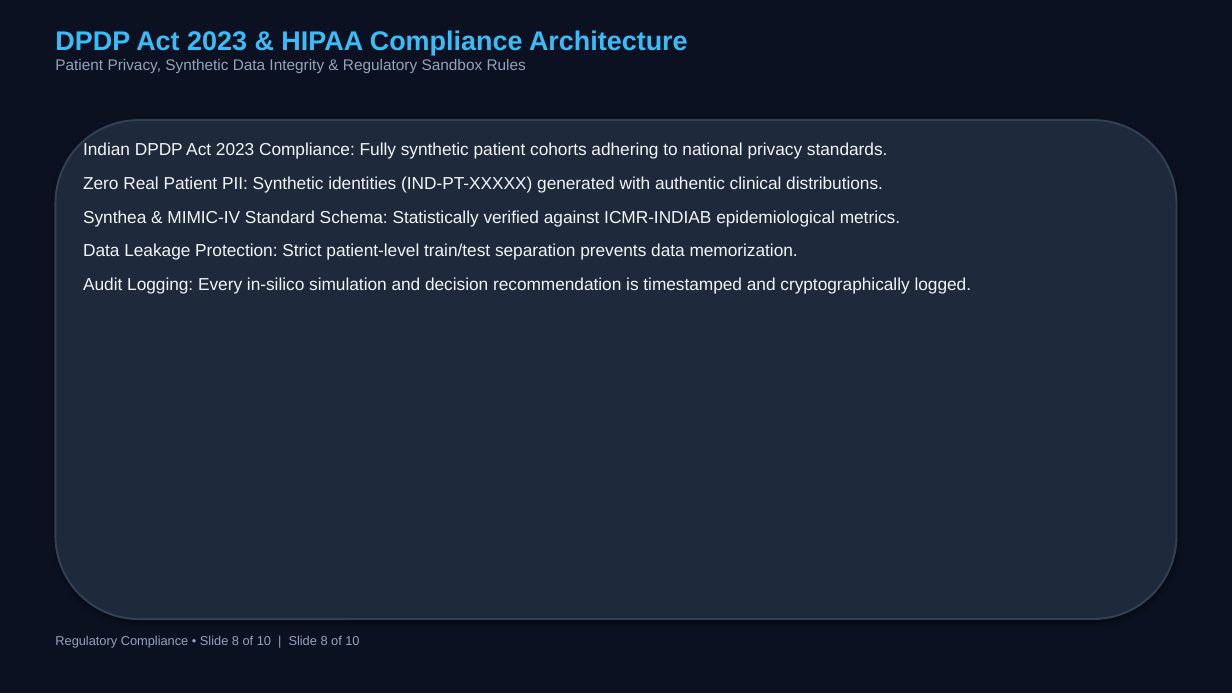
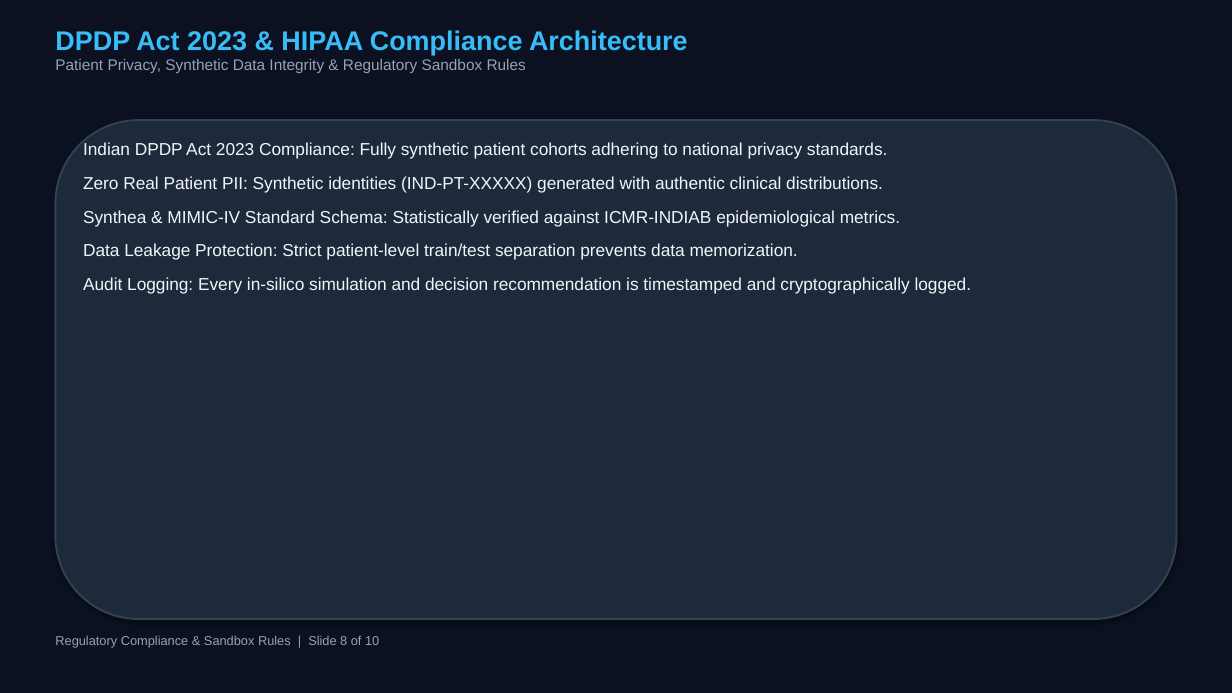
Before and after one commit to riyasojitra27-ux/GlycoTwin-AI, a slide deck: slide 8 of presentation/GLYCOTWIN_PRESENTATION.pptx. Drawn at 1232x693 pixels with LibreOffice and Linux fonts; fonts in the diff are those of the drawing. Boxes give left, top, right and bottom in pixels: in the first picture for what was removed or moved away, otherwise in the second. Text is boxed around its words. In the diff, an @@ line names an element or a change of style, - is before the commit and + after.

```diff
--- a/presentation/GLYCOTWIN_PRESENTATION.pptx
+++ b/presentation/GLYCOTWIN_PRESENTATION.pptx
@@ text at (55, 635, 379, 648): text changed @@
-Regulatory Compliance • Slide 8 of 10 | Slide 8 of 10
+Regulatory Compliance & Sandbox Rules | Slide 8 of 10
```
Also in this commit, not shown: 8 other slides changed, 3 other files.
